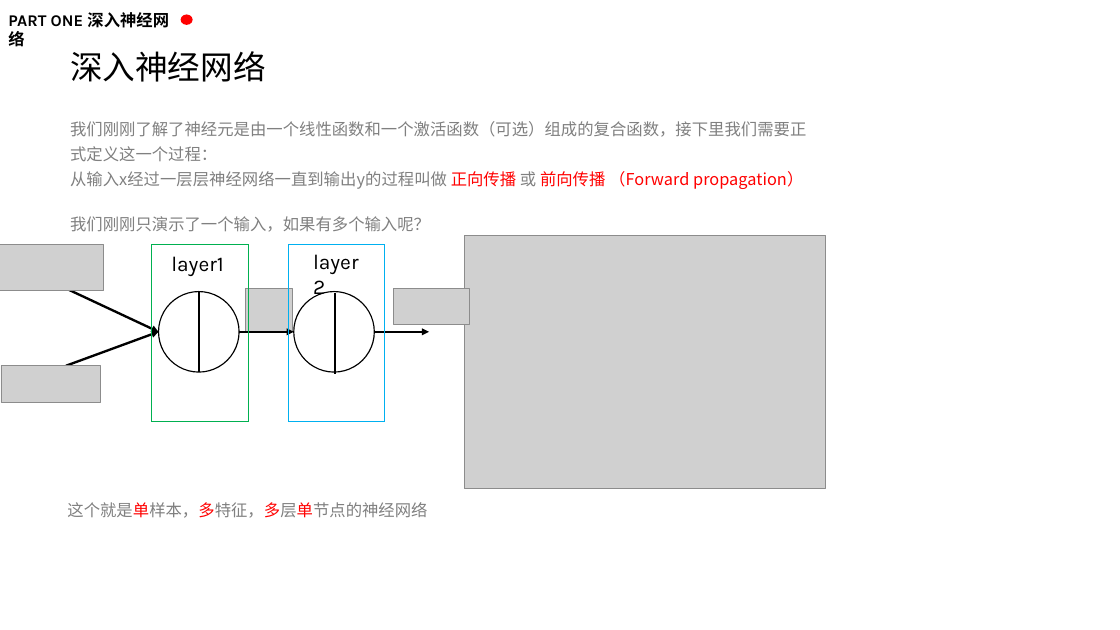
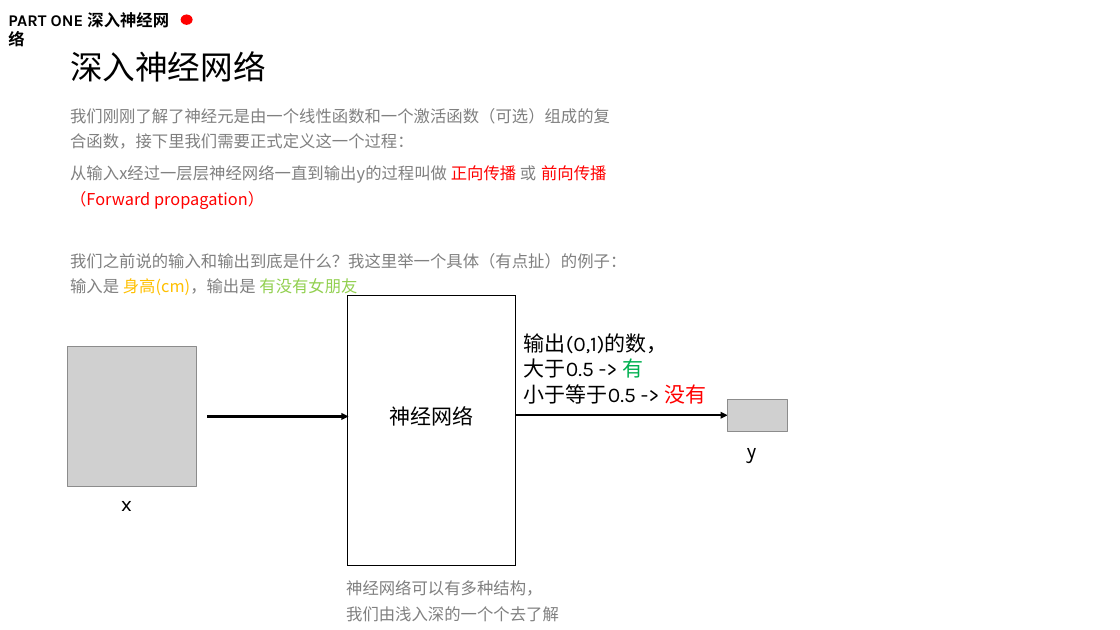
Before and after one commit to kaixinbaba/rlshare, a slide deck: slide 10 of 机器学习分享-神经网络.pptx. Drawn at 1120x630 pixels with LibreOffice and Linux fonts; fonts in the diff are those of the drawing; grey boxes stand for pictures; background and template pictures are left out. Boxes give left, top, right and bottom in pixels: in the first picture for what was removed or moved away, otherwise in the second. Text is boxed around its words. In the diff, an @@ line names an element or a change of style, - is before the commit and + after.

```diff
--- a/机器学习分享-神经网络.pptx
+++ b/机器学习分享-神经网络.pptx
@@ text "我们刚刚了解了神经元是由一个线性函数和一个激活函数（可选）组成的复合函数，接下里我们需要正式定义这一个过程：" rewrapped from bbox=[70, 121, 806, 189] to bbox=[70, 108, 610, 209] @@
@@ text removed at bbox=[70, 216, 430, 232] @@
-我们刚刚只演示了一个输入，如果有多个输入呢？
@@ picture removed at bbox=[465, 235, 827, 488] @@
@@ picture removed at bbox=[0, 245, 104, 292] @@
@@ text added at bbox=[70, 253, 626, 298], 14 pt, text #808080 @@
+我们之前说的输入和输出到底是什么？我这里举一个具体（有点扯）的例子：
+输入是 身高(cm)，输出是 有没有女朋友
@@ rectangle removed at bbox=[152, 245, 249, 422] @@
@@ text removed at bbox=[171, 256, 223, 276] @@
-layer1
@@ rectangle removed at bbox=[288, 245, 385, 422] @@
@@ text removed at bbox=[305, 245, 375, 278] @@
-layer2
@@ arrow removed from (66, 288) to (159, 332) @@
@@ ellipse removed at bbox=[159, 292, 239, 372] @@
@@ line removed from (199, 292) to (199, 372) @@
@@ picture removed at bbox=[245, 289, 292, 332] @@
@@ ellipse removed at bbox=[294, 292, 375, 372] @@
@@ line removed from (335, 293) to (335, 374) @@
@@ rectangle added at bbox=[348, 296, 516, 565], outline #000000 1 pt @@
@@ picture removed at bbox=[394, 289, 470, 325] @@
@@ arrow removed from (66, 365) to (159, 332) @@
@@ picture added at bbox=[67, 347, 197, 487] @@
@@ arrow removed from (375, 332) to (429, 332) @@
@@ text added at bbox=[524, 333, 706, 404], 18 pt, text #000000 @@
+输出(0,1)的数，
+大于0.5 -> 有
+小于等于0.5 -> 没有
@@ picture removed at bbox=[1, 365, 100, 402] @@
@@ arrow moved from (239, 332) - (294, 332) to (208, 417) - (349, 417) @@
@@ text added at bbox=[390, 406, 474, 426], 18 pt, text #000000 @@
+神经网络
@@ arrow added from (516, 415) to (728, 415), #000000 2 pt @@
@@ picture added at bbox=[728, 400, 787, 432] @@
@@ text added at bbox=[747, 448, 757, 463], 18 pt, text #000000 @@
+y
@@ text removed at bbox=[67, 502, 427, 518] @@
-这个就是单样本，多特征，多层单节点的神经网络
@@ text added at bbox=[121, 501, 132, 511], 18 pt, text #000000 @@
+x
@@ text added at bbox=[346, 580, 559, 621], 14 pt, text #808080 @@
+神经网络可以有多种结构，
+我们由浅入深的一个个去了解
```
Also in this commit, not shown: 1 other slide changed, 7 slides added.
